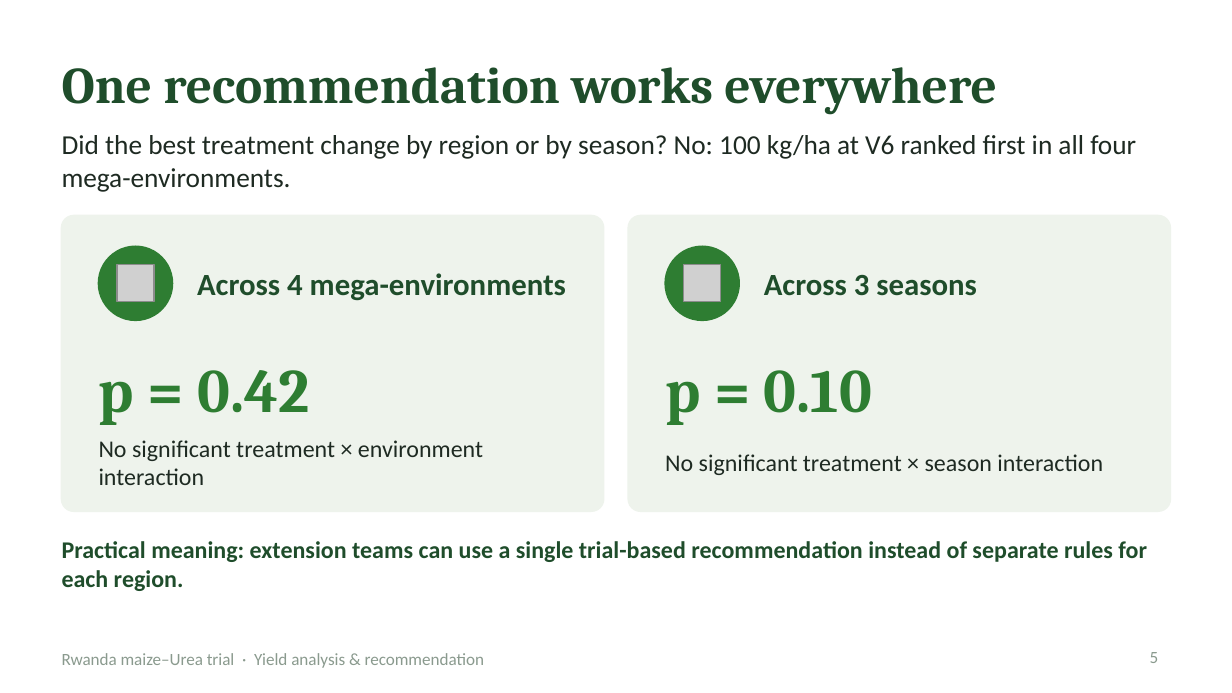
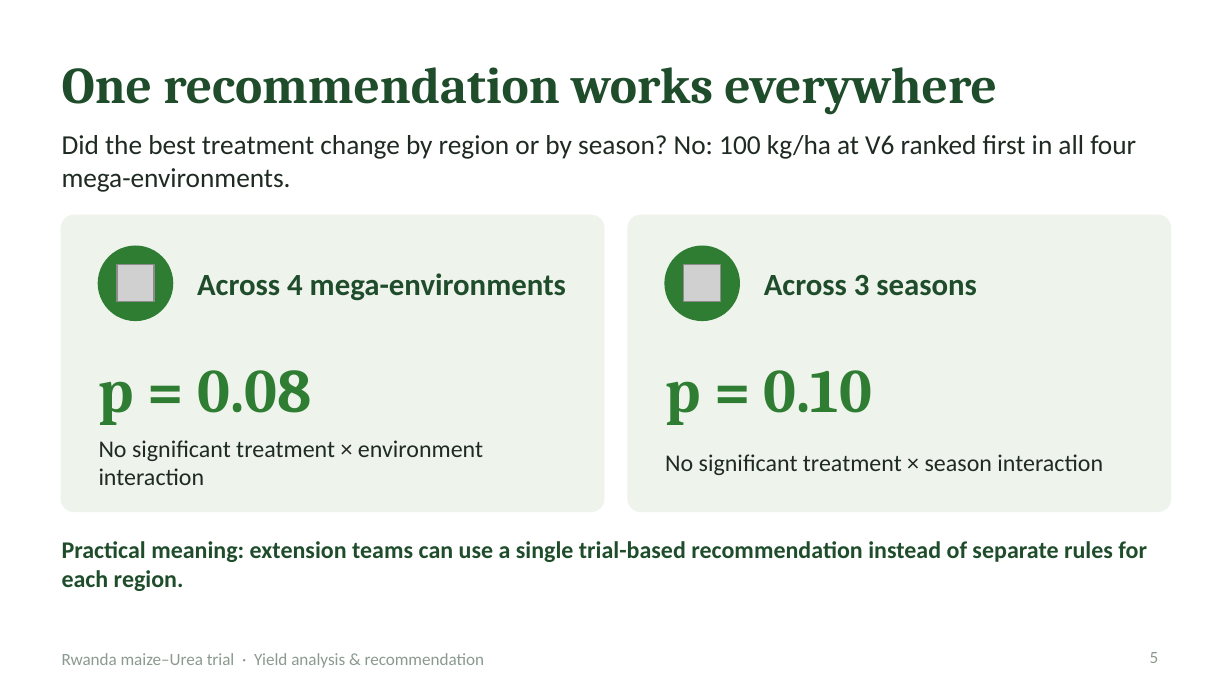
Before and after one commit to Vin-Okumu/maize-yield-optimization, a slide deck: slide 5 of 03_Report/reports/Maize_Yield_Client_Deck.pptx. Drawn at 1232x693 pixels with LibreOffice and Linux fonts; fonts in the diff are those of the drawing; grey boxes stand for pictures. Boxes give left, top, right and bottom in pixels: in the first picture for what was removed or moved away, otherwise in the second. Text is boxed around its words. In the diff, an @@ line names an element or a change of style, - is before the commit and + after.

```diff
--- a/03_Report/reports/Maize_Yield_Client_Deck.pptx
+++ b/03_Report/reports/Maize_Yield_Client_Deck.pptx
@@ text at (99, 370, 311, 425): text changed @@
-p = 0.42
+p = 0.08
```
Also in this commit, not shown: 6 other slides changed, 44 other files.
